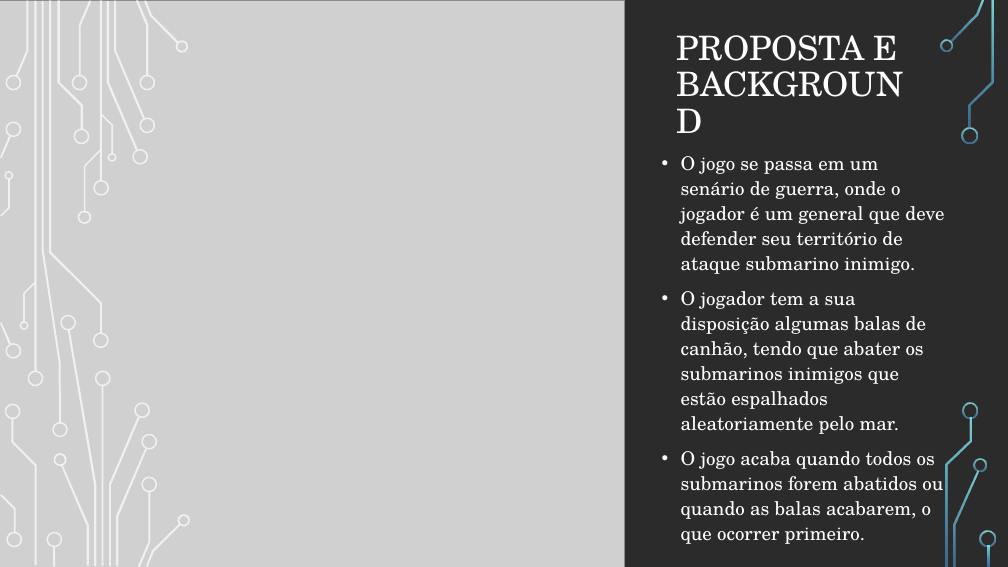
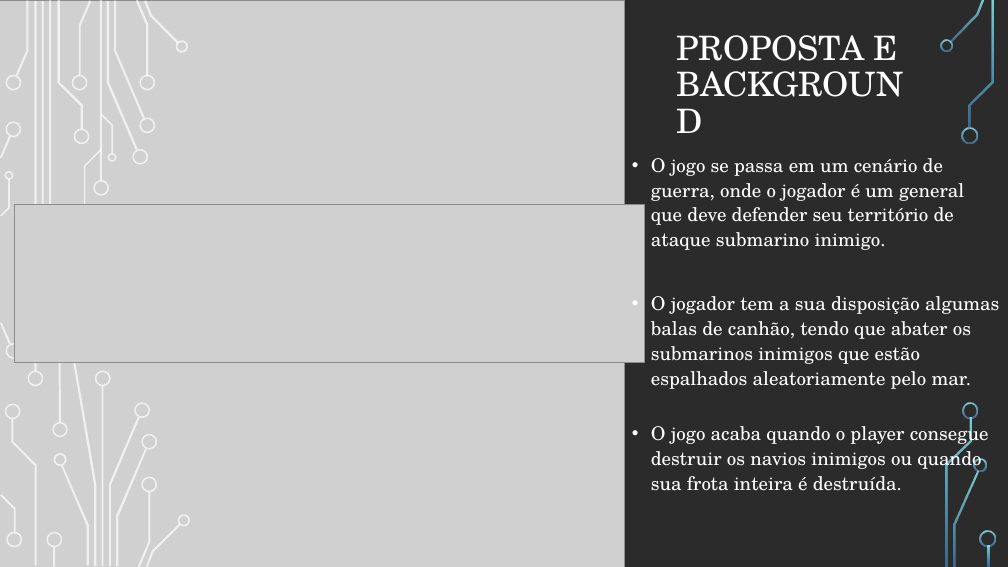
Before and after one commit to anovazzi1/SubDefender, a slide deck: slide 2 of assets/SUBDEFENDER.pptx. Drawn at 1008x567 pixels with LibreOffice and Linux fonts; fonts in the diff are those of the drawing; grey boxes stand for pictures; background and template pictures are left out; a plain dark background stands for a picture behind light text. Boxes give left, top, right and bottom in pixels: in the first picture for what was removed or moved away, otherwise in the second. Text is boxed around its words. In the diff, an @@ line names an element or a change of style, - is before the commit and + after.

Commit message:
Jogo Concluido

```diff
--- a/assets/SUBDEFENDER.pptx
+++ b/assets/SUBDEFENDER.pptx
@@ text at bbox=[651, 158, 964, 250]: text changed @@
-• O jogo se passa em um senário de guerra, onde o jogador é um general que deve defender seu território de ataque submarino inimigo.
-• O jogador tem a sua disposição algumas balas de canhão, tendo que abater os submarinos inimigos que estão espalhados aleatoriamente pelo mar.
-• O jogo acaba quando todos os submarinos forem abatidos ou quando as balas acabarem, o que ocorrer primeiro.
+• O jogo se passa em um cenário de guerra, onde o jogador é um general que deve defender seu território de ataque submarino inimigo.
@@ picture added at bbox=[14, 205, 644, 362] @@
@@ text added at bbox=[651, 296, 999, 389], 18 pt, text #FFFFFF @@
+• O jogador tem a sua disposição algumas balas de canhão, tendo que abater os submarinos inimigos que estão espalhados aleatoriamente pelo mar.
@@ group removed at bbox=[20, 211, 109, 349]: 5 freeform shapes @@
@@ text added at bbox=[651, 421, 989, 491], 18 pt, text #FFFFFF @@
+• O jogo acaba quando o player consegue destruir os navios inimigos ou quando sua frota inteira é destruída.
```
Also in this commit, not shown: 4 slides added, 4 slides removed, 22 other files.
